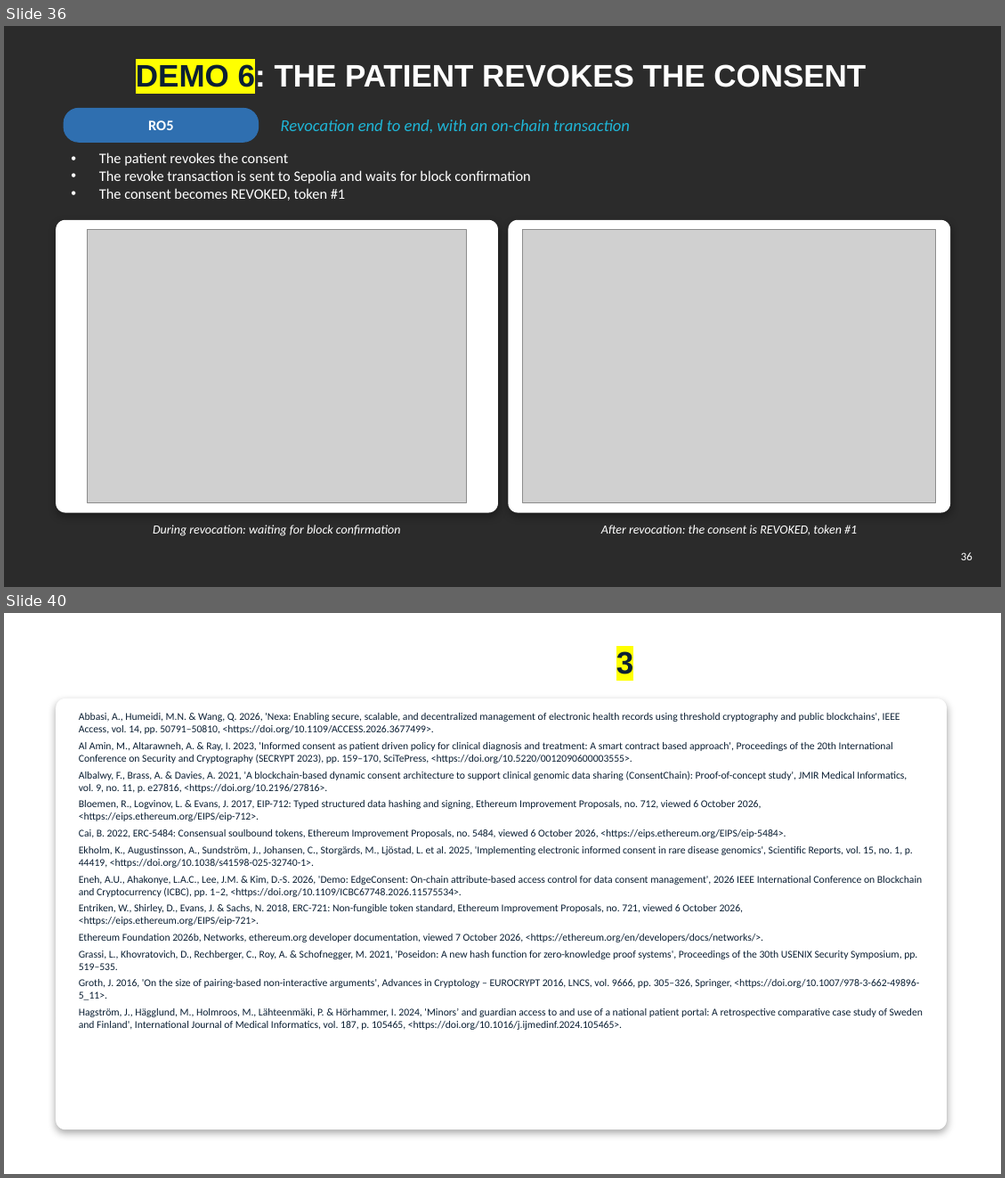
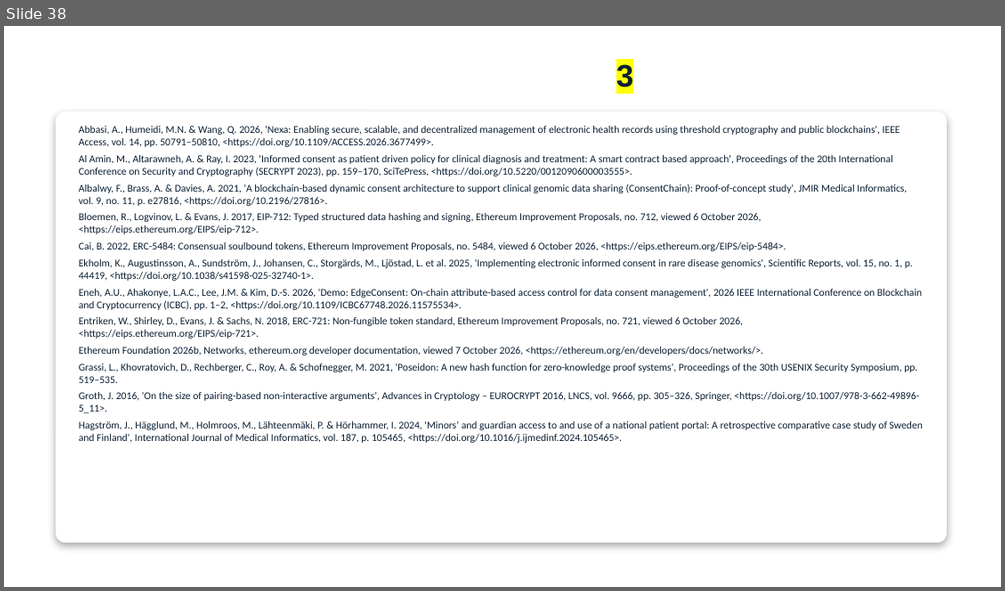
Before and after one commit to yasir12345678900/HealthRWA-Sepolia-Personal-try, a slide deck: docs/Yasir_Candidature_Reassessment_Slides_Simple_YELLOW_changes.pptx. Shown one above the other, each under a label of ours: slides 36 and 40 before the commit, slide 38 after it; the slides between them are not shown. The pictures are 1005x1178 and 1005x591 pixels, drawn with LibreOffice and Linux fonts; fonts in the diff are those of the drawing; grey boxes stand for pictures; background and template pictures are left out; a plain dark background stands for a picture behind light text. Boxes give left, top, right and bottom in pixels: in the first picture for what was removed or moved away, otherwise in the second. Text is boxed around its words. In the diff, an @@ line names an element or a change of style, - is before the commit and + after.

```diff
--- a/docs/Yasir_Candidature_Reassessment_Slides_Simple_YELLOW_changes.pptx
+++ b/docs/Yasir_Candidature_Reassessment_Slides_Simple_YELLOW_changes.pptx
@@ slide 36 removed at (4, 26, 1001, 587), background picture (left out) @@
@@ title removed at (136, 62, 866, 93) @@
-DEMO 6: THE PATIENT REVOKES THE CONSENT
@@ rounded rectangle removed at (64, 108, 259, 142) @@
@@ text removed at (148, 120, 173, 130) @@
-RO5
@@ text removed at (281, 119, 630, 133) @@
-Revocation end to end, with an on-chain transaction
@@ text removed at (99, 152, 530, 200) @@
-• The patient revokes the consent
-• The revoke transaction is sent to Sepolia and waits for block confirmation
-• The consent becomes REVOKED, token #1
@@ rounded rectangle removed at (57, 220, 498, 512) @@
@@ picture removed at (88, 230, 466, 503) @@
@@ rounded rectangle removed at (509, 220, 950, 512) @@
@@ picture removed at (523, 230, 936, 503) @@
@@ text removed at (153, 524, 401, 536) @@
-During revocation: waiting for block confirmation
@@ text removed at (601, 524, 857, 535) @@
-After revocation: the consent is REVOKED, token #1
@@ page number removed at (961, 552, 972, 560) @@
-36
@@ what was slide 40 is now slide 38 @@
```
Also in this commit, not shown: 6 slides changed, 2 slides added, 3 other slides removed, 3 other files.
